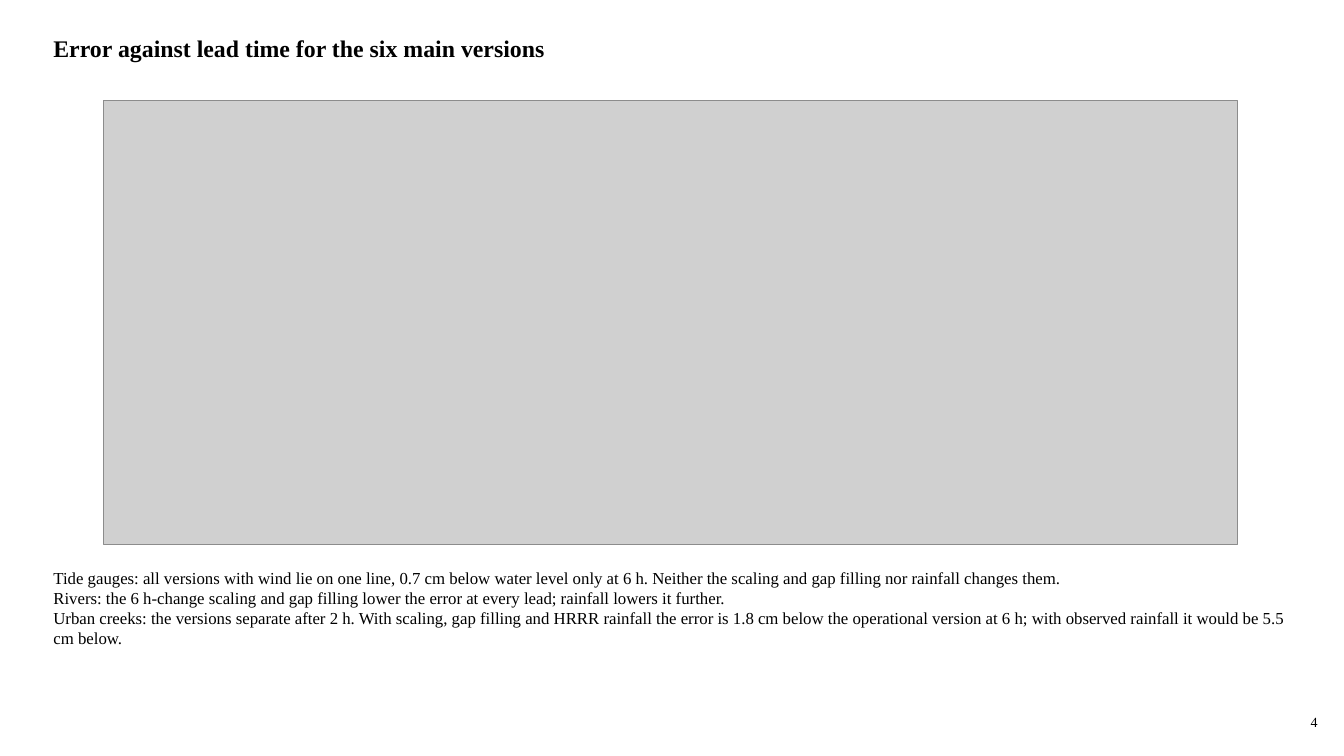
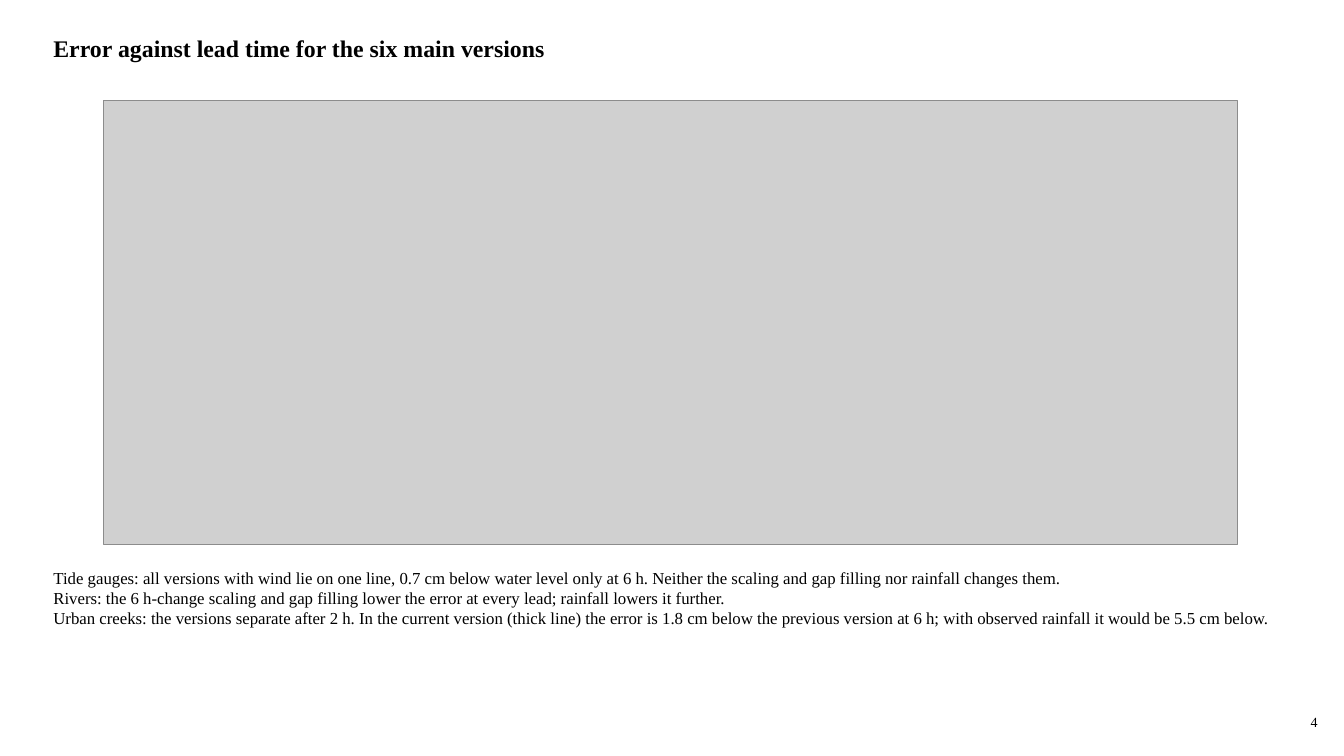
Before and after one commit to LaurenW1997/subdomainLSTM, a slide deck: slide 4 of deliverables/17_versions/version_comparison.pptx. Drawn at 1344x756 pixels with LibreOffice and Linux fonts; fonts in the diff are those of the drawing; grey boxes stand for pictures. Boxes give left, top, right and bottom in pixels: in the first picture for what was removed or moved away, otherwise in the second. Text is boxed around its words. In the diff, an @@ line names an element or a change of style, - is before the commit and + after.

```diff
--- a/deliverables/17_versions/version_comparison.pptx
+++ b/deliverables/17_versions/version_comparison.pptx
@@ text at [53,612,1268,628]: text changed @@
-Urban creeks: the versions separate after 2 h. With scaling, gap filling and HRRR rainfall the error is 1.8 cm below the operational version at 6 h; with observed rainfall it would be 5.5 cm below.
+Urban creeks: the versions separate after 2 h. In the current version (thick line) the error is 1.8 cm below the previous version at 6 h; with observed rainfall it would be 5.5 cm below.
```
Also in this commit, not shown: 9 other slides changed, 1 slide added, 33 other files.
